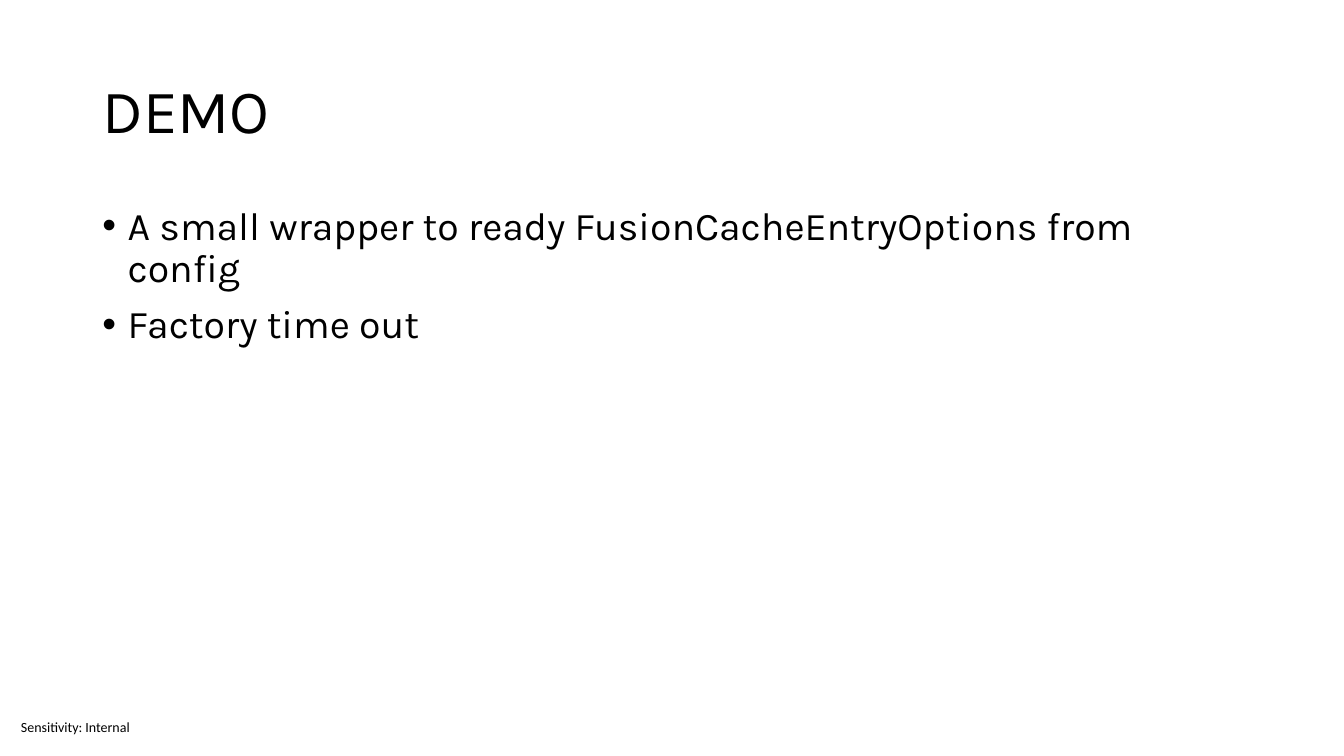
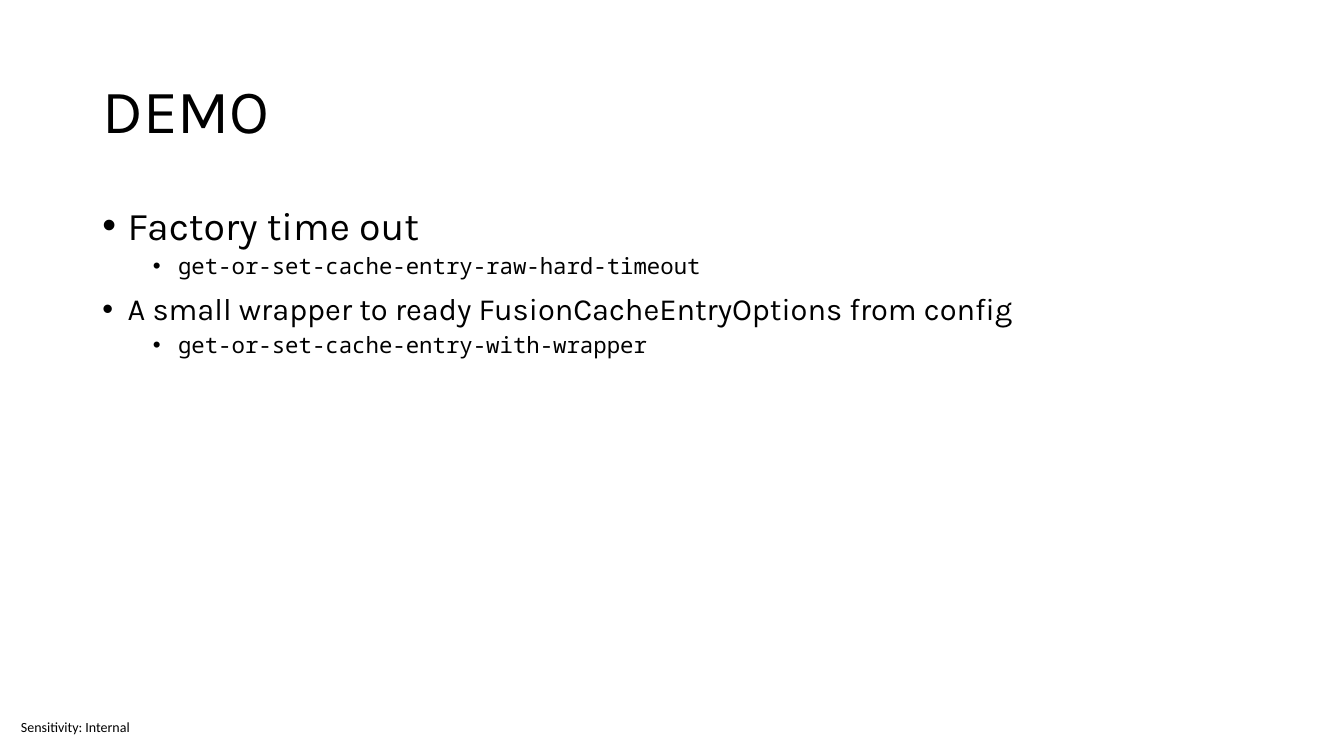
Before and after one commit to sabbadino/cache-like-a-pro-fusion-cache, a slide deck: slide 28 of cache-like-a-pro.pptx (slide 27 before the commit). Drawn at 1344x756 pixels with LibreOffice and Linux fonts; fonts in the diff are those of the drawing. Boxes give left, top, right and bottom in pixels: in the first picture for what was removed or moved away, otherwise in the second. Text is boxed around its words. In the diff, an @@ line names an element or a change of style, - is before the commit and + after.

```diff
--- a/cache-like-a-pro.pptx
+++ b/cache-like-a-pro.pptx
@@ text at (128, 213, 701, 280): paragraphs added @@
+• Factory time out
+  • get-or-set-cache-entry-raw-hard-timeout
@@ text at (128, 298, 1012, 328): size 28 to 22 pt in "A small wrapper to ready FusionCacheEntryOptions from ..." @@
@@ text at (178, 336, 647, 358): text changed; size 28 to 16 pt; font Karla to Noto Sans Mono @@
-• Factory time out
+  • get-or-set-cache-entry-with-wrapper
```
Also in this commit, not shown: 13 other slides changed, 1 slide added, 23 other files.
